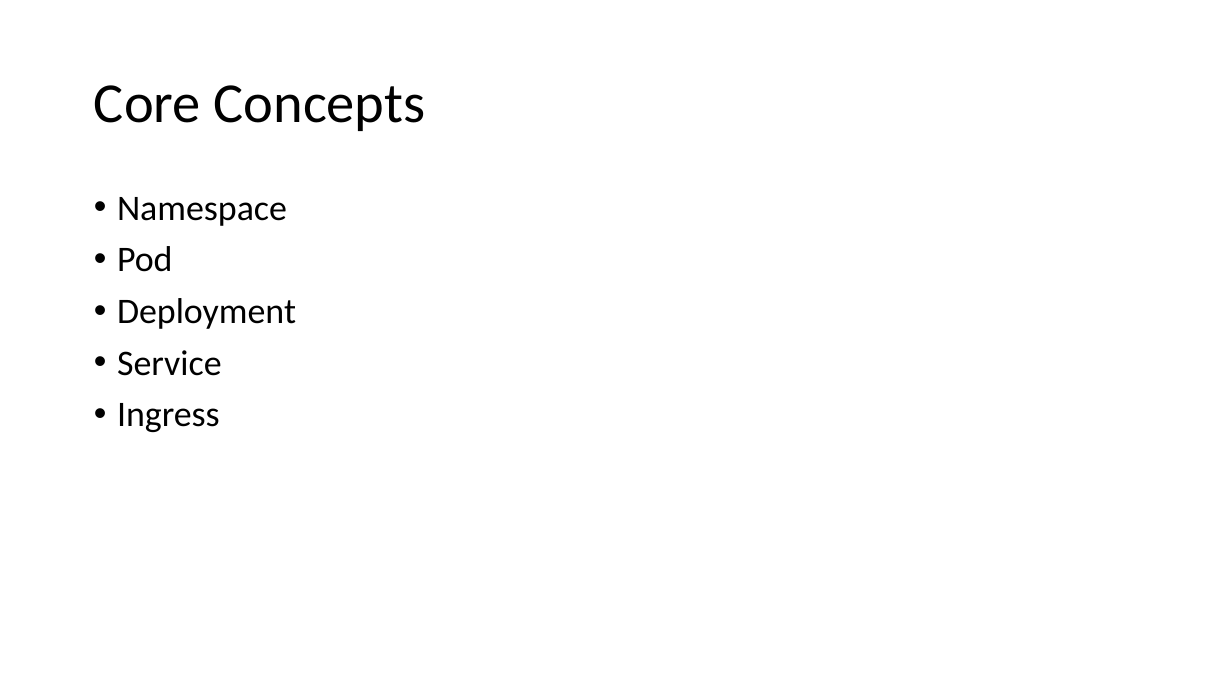
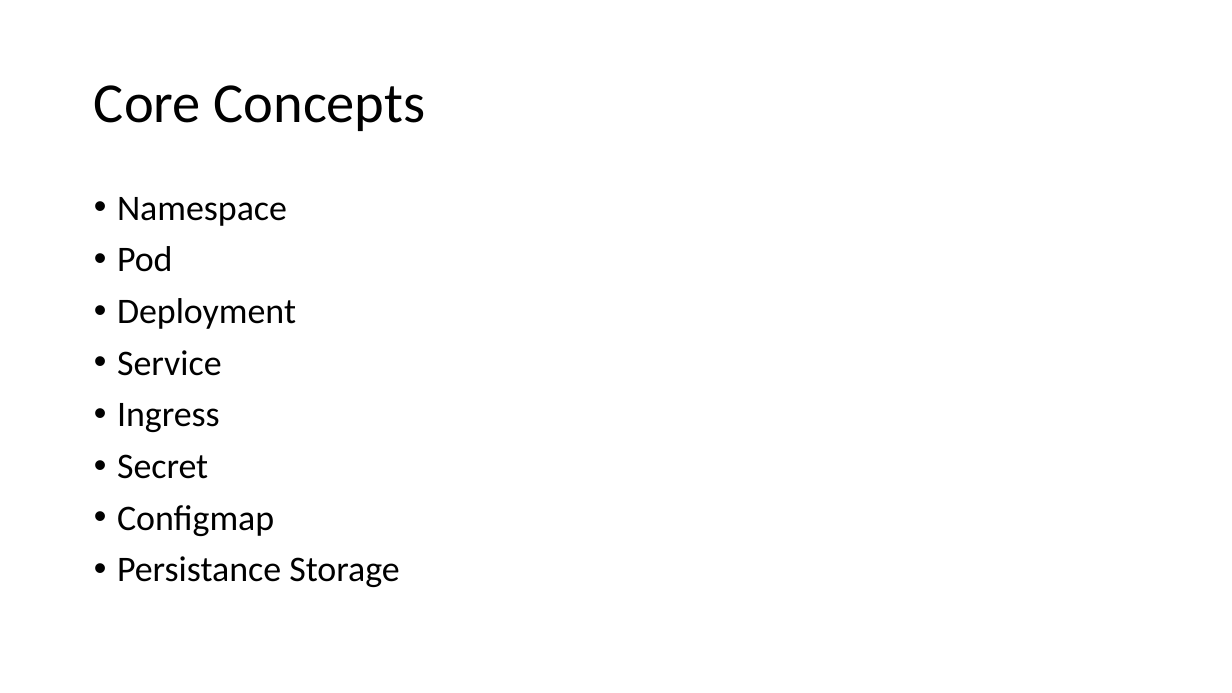
Before and after one commit to p360-workshop/DevDays-2020, a slide deck: slide 14 of DockerAndKubernetes/DockerAndKubernetes.pptx. Drawn at 1232x693 pixels with LibreOffice and Linux fonts; fonts in the diff are those of the drawing. Boxes give left, top, right and bottom in pixels: in the first picture for what was removed or moved away, otherwise in the second. Text is boxed around its words. In the diff, an @@ line names an element or a change of style, - is before the commit and + after.

```diff
--- a/DockerAndKubernetes/DockerAndKubernetes.pptx
+++ b/DockerAndKubernetes/DockerAndKubernetes.pptx
@@ text at (x1=117, y1=454, x2=400, y2=587): paragraphs added @@
+• Secret
+• Configmap
+• Persistance Storage
```
Also in this commit, not shown: 2 other slides changed, 1 slide removed.
